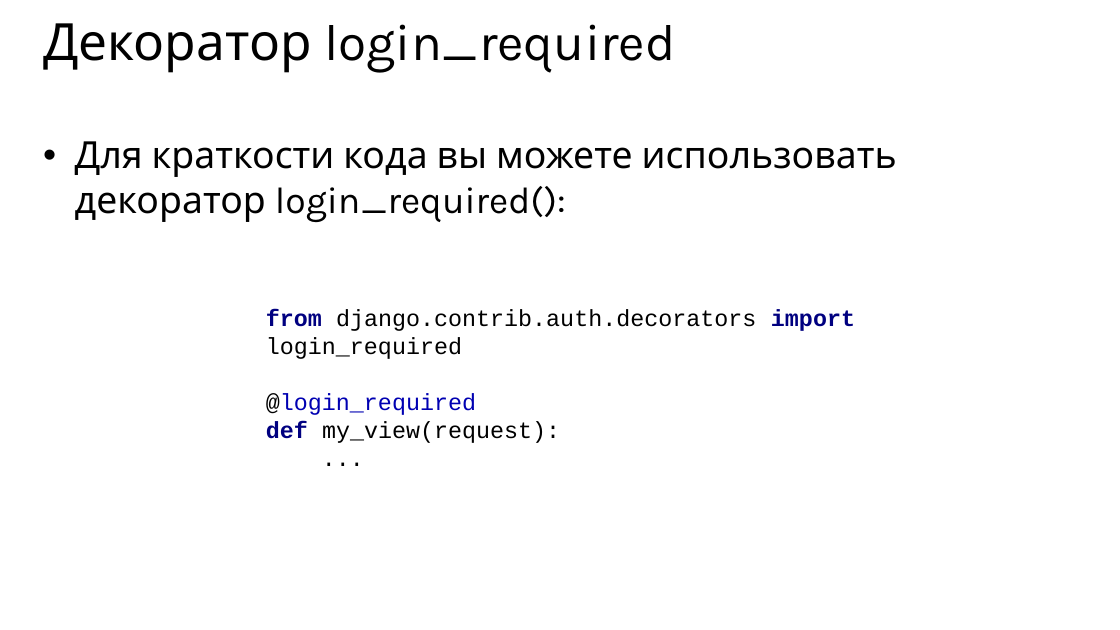
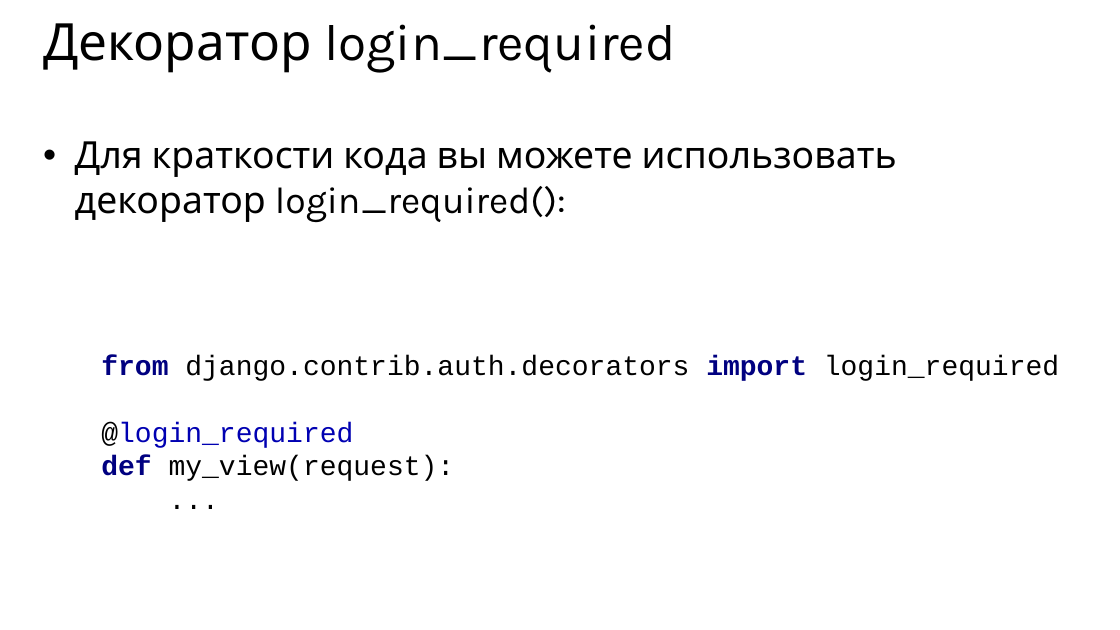
Before and after one commit to maxchv/LearnPython, a slide deck: slide 15 of week14/auth.pptx. Drawn at 1120x630 pixels with LibreOffice and Linux fonts; fonts in the diff are those of the drawing. Boxes give left, top, right and bottom in pixels: in the first picture for what was removed or moved away, otherwise in the second. Text is boxed around its words. In the diff, an @@ line names an element or a change of style, - is before the commit and + after.

```diff
--- a/week14/auth.pptx
+++ b/week14/auth.pptx
@@ text "from django.contrib.auth.decorators import login_required @l ...": place and size @@
-text "from django.contrib.auth.decorators import login_required @l ..." at [266,309,855,443]
+text "from django.contrib.auth.decorators import login_required @l ..." at [101,355,1059,481]
@@ text "from django.contrib.auth.decorators import login_required @l ..." at [101,355,1059,481]: size 20 to 24 pt @@
```
Also in this commit, not shown: 1 other slide changed, 12 slides added, 12 slides removed, 39 other files.
